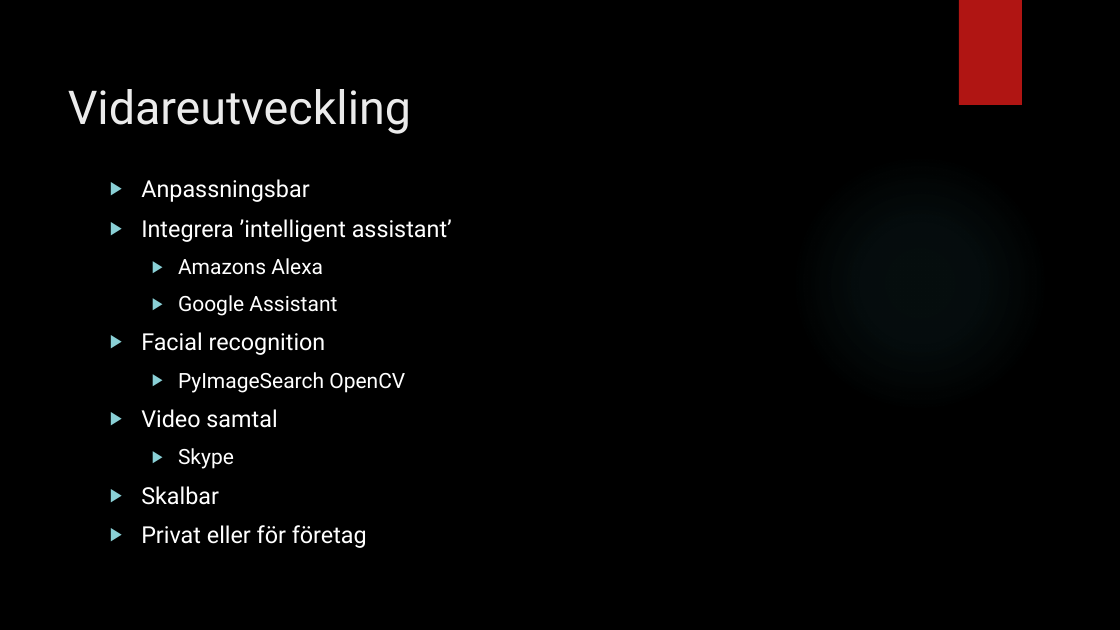
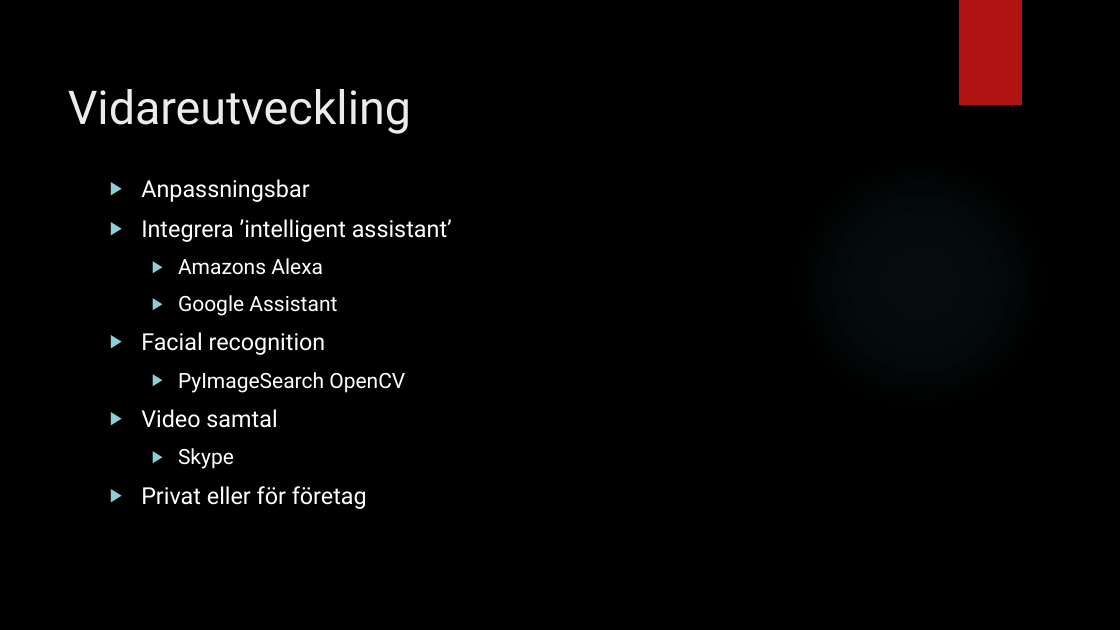
Before and after one commit to hamadaio/magic-mirror-project, a slide deck: slide 12 of pitch_group_mirror.pptx. Drawn at 1120x630 pixels with LibreOffice and Linux fonts; fonts in the diff are those of the drawing; background and template pictures are left out. Boxes give left, top, right and bottom in pixels: in the first picture for what was removed or moved away, otherwise in the second. Text is boxed around its words. In the diff, an @@ line names an element or a change of style, - is before the commit and + after.

```diff
--- a/pitch_group_mirror.pptx
+++ b/pitch_group_mirror.pptx
@@ text at [141,486,219,505]: paragraph removed @@
-▶ Skalbar
```
Also in this commit, not shown: 2 other slides changed.
